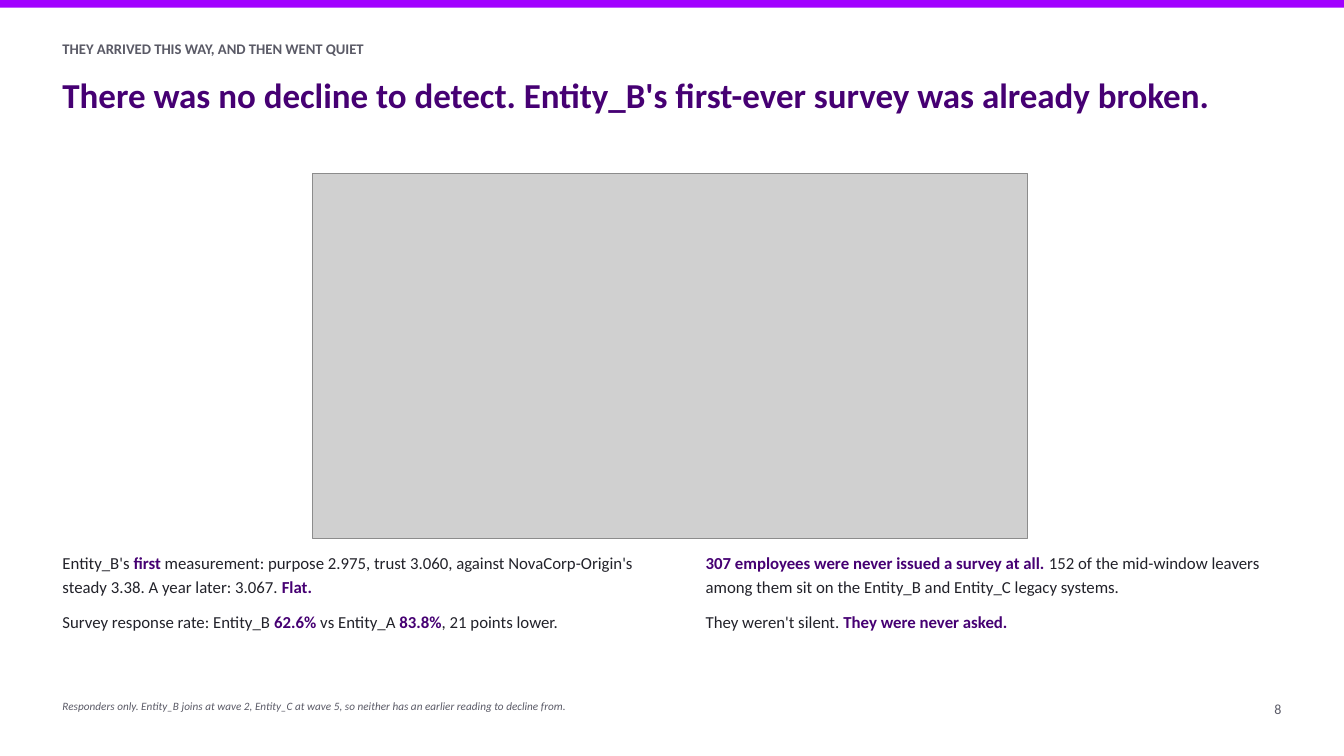
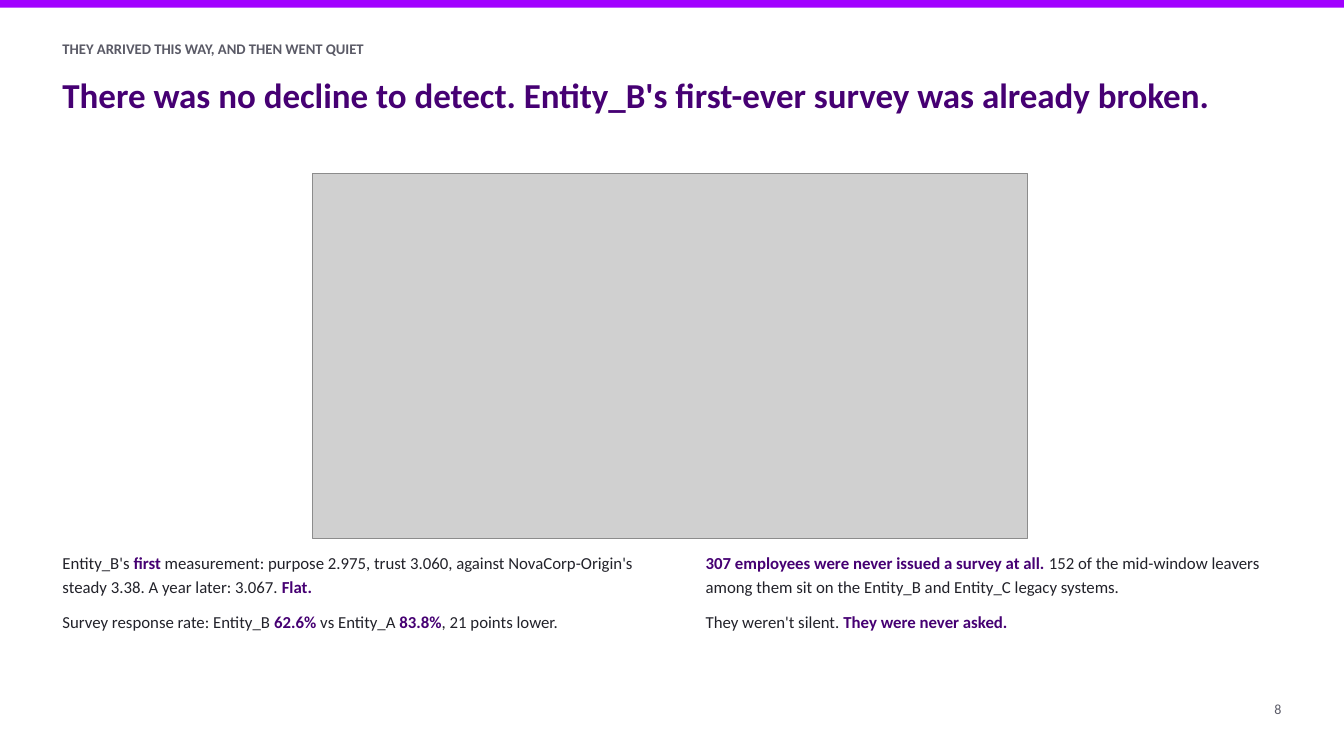
Before and after one commit to athxrva21/subaa_datathon, a slide deck: slide 8 of deck/NovaCorp_deck.pptx. Drawn at 1344x756 pixels with LibreOffice and Linux fonts; fonts in the diff are those of the drawing; grey boxes stand for pictures. Boxes give left, top, right and bottom in pixels: in the first picture for what was removed or moved away, otherwise in the second. Text is boxed around its words. In the diff, an @@ line names an element or a change of style, - is before the commit and + after.

```diff
--- a/deck/NovaCorp_deck.pptx
+++ b/deck/NovaCorp_deck.pptx
@@ text removed at (62,702,566,712) @@
-Responders only. Entity_B joins at wave 2, Entity_C at wave 5, so neither has an earlier reading to decline from.
```
Also in this commit, not shown: 14 other slides changed, 3 other files.
